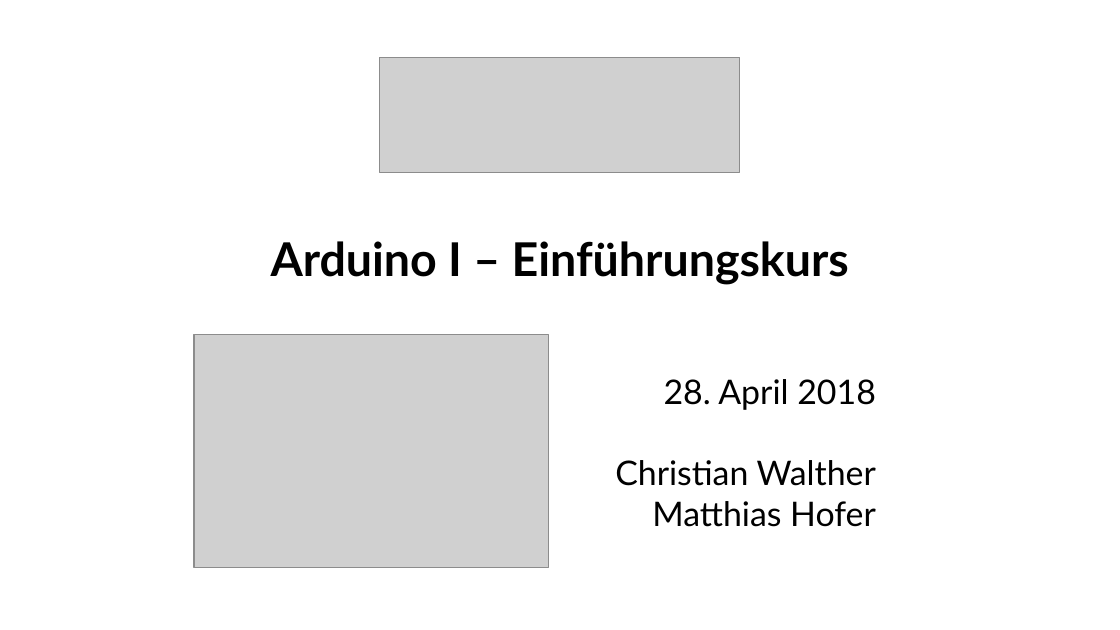
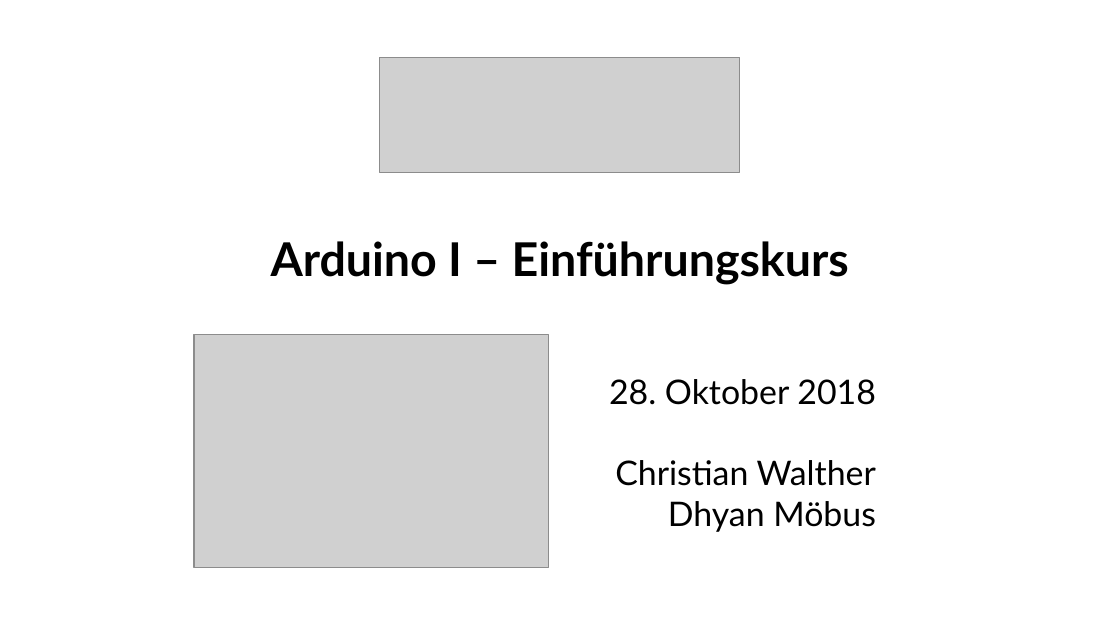
Before and after one commit to fablabwinti/workshop-arduino-1, a slide deck: slide 1 of ArduinoI.odp. Drawn at 1120x630 pixels with LibreOffice and Linux fonts; fonts in the diff are those of the drawing; grey boxes stand for pictures. Boxes give left, top, right and bottom in pixels: in the first picture for what was removed or moved away, otherwise in the second. Text is boxed around its words. In the diff, an @@ line names an element or a change of style, - is before the commit and + after.

Commit message:
Adjust title slide for course of 2018-10-28.

```diff
--- a/ArduinoI.odp
+++ b/ArduinoI.odp
@@ text at (x1=609, y1=379, x2=876, y2=405): text changed @@
-28. April 2018
+28. Oktober 2018
@@ text at (x1=668, y1=501, x2=876, y2=532): text changed @@
-Matthias Hofer
+Dhyan Möbus
```
Also in this commit, not shown: 1 other file.
